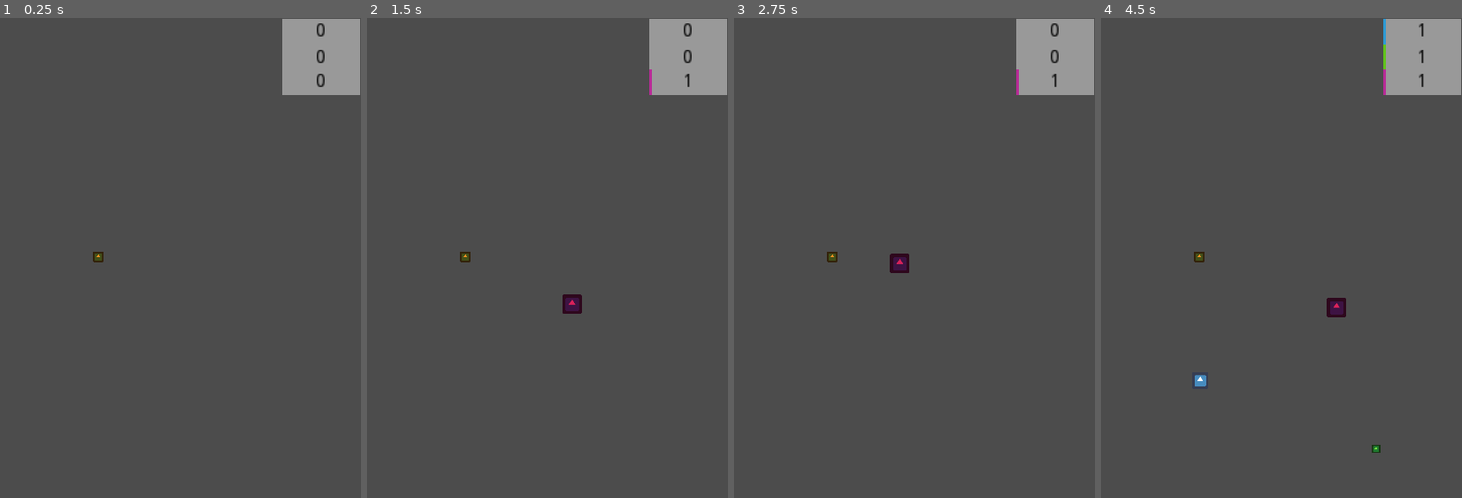
Above: before the commit, frames 1-4 (left to right).
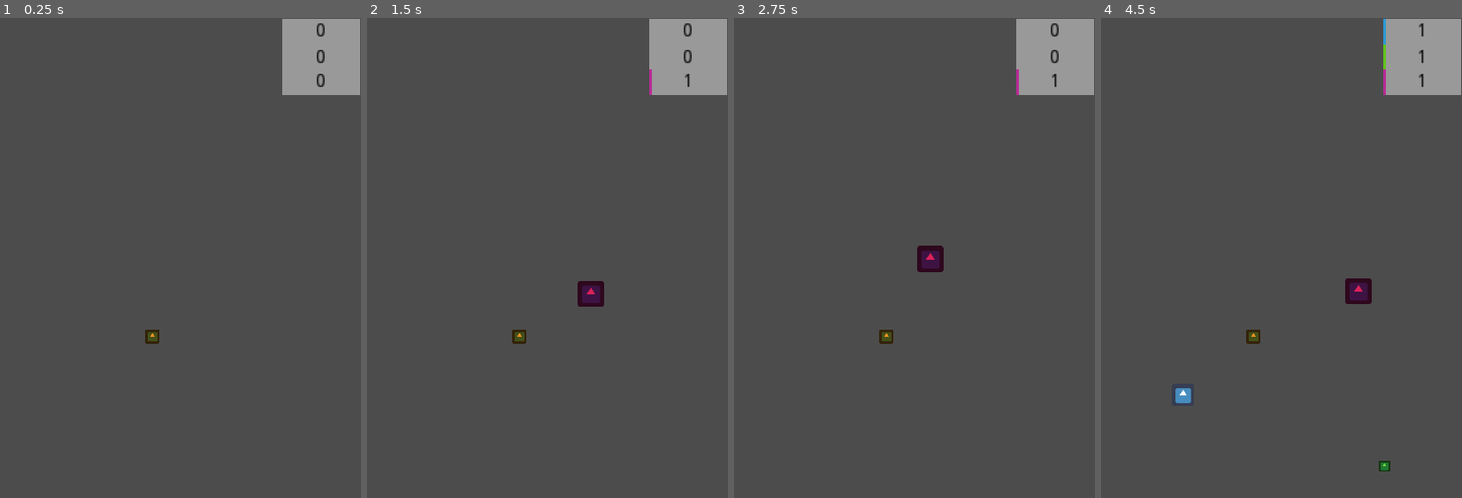
Above: after the commit, the same moments.

Repository: avodhel/Godot-Learn-Projects
Game: Godot game, scene res://demo/demoScene.tscn
Same seed, same stepped clock (60 frames per second), same inputs: the game is played once before the commit and once after it. The engine's default icon, where the game draws it, is replaced by a stand-in: a white triangle on a blue panel in a dark square.
Inputs:
- Up to frame 1 (0.25 s): no input
- Up to frame 2 (1.5 s): tap Enter at 0.5 s; hold Right (ui_right) 0.53-1.28 s; tap Space at 1.25 s; hold Down (ui_down) from 1.28 s (still down)
- Up to frame 3 (2.75 s): release Down (ui_down) at 2.03 s; hold Right (ui_right) from 2.03 s (still down)
- Up to frame 4 (4.5 s): release Right (ui_right) at 2.78 s; hold Up (ui_up) 2.78-3.53 s; hold Left (ui_left) from 3.53 s (still down)

The runs differ from the first frame. In frame 1, 0.2% of the frame differs, in the area x 25-45%, y 48-68%; in frame 2, 0.7%; in frame 3, 0.8%; in frame 4, 1.1%, in the area x 20-81%, y 48-95%.

Commit message:
Demo Project v0.2

Diff:
--- a/Demo Project/demo/MyDemoObject.gd
+++ b/Demo Project/demo/MyDemoObject.gd
@@ -24,4 +24,4 @@
 	_move(delta)
 
 func _move(delta):
-	position += (velocity * delta ).normalized() * 5
+	position += (velocity * delta ).normalized() * 3
--- a/Demo Project/demo/MyDemoObject.tscn
+++ b/Demo Project/demo/MyDemoObject.tscn
@@ -4,7 +4,7 @@
 [ext_resource path="res://icon.png" type="Texture" id=2]
 
 [sub_resource type="RectangleShape2D" id=1]
-extents = Vector2( 27.2099, 29.6843 )
+extents = Vector2( 23.9928, 23.5756 )
 
 [node name="MyDemoObject" type="Area2D" groups=[
 "my_demo",
--- a/Demo Project/demo/demo.tscn
+++ b/Demo Project/demo/demo.tscn
@@ -4,7 +4,7 @@
 [ext_resource path="res://icon.png" type="Texture" id=2]
 
 [sub_resource type="RectangleShape2D" id=1]
-extents = Vector2( 31.0201, 30.933 )
+extents = Vector2( 22.1963, 21.9853 )
 
 [node name="demo" type="Area2D" groups=[
 "blue",
--- a/Demo Project/demo/demo2.tscn
+++ b/Demo Project/demo/demo2.tscn
@@ -4,7 +4,7 @@
 [ext_resource path="res://icon.png" type="Texture" id=2]
 
 [sub_resource type="RectangleShape2D" id=1]
-extents = Vector2( 31.0201, 30.933 )
+extents = Vector2( 21.7745, 23.0675 )
 
 [node name="demo2" type="Area2D" groups=[
 "green",
--- a/Demo Project/demo/demo3.tscn
+++ b/Demo Project/demo/demo3.tscn
@@ -4,7 +4,7 @@
 [ext_resource path="res://icon.png" type="Texture" id=2]
 
 [sub_resource type="RectangleShape2D" id=1]
-extents = Vector2( 31.0201, 30.933 )
+extents = Vector2( 21.2458, 22.6029 )
 
 [node name="demo3" type="Area2D" groups=[
 "purple",
--- a/Demo Project/demo/demoScene.tscn
+++ b/Demo Project/demo/demoScene.tscn
@@ -19,13 +19,15 @@
 [node name="demoHud" parent="." instance=ExtResource( 5 )]
 
 [node name="MyDemoObject" parent="." instance=ExtResource( 6 )]
+position = Vector2( 240, 360 )
 
 [node name="Camera2D" type="Camera2D" parent="MyDemoObject"]
-position = Vector2( 227.283, 361.261 )
+position = Vector2( -12.717, 1.26099 )
 current = true
-zoom = Vector2( 4, 4 )
+zoom = Vector2( 3, 3 )
 
 [node name="Path2D" type="Path2D" parent="MyDemoObject"]
+position = Vector2( -240, -360 )
 curve = SubResource( 1 )
 
 [node name="PathFollow2D" type="PathFollow2D" parent="MyDemoObject/Path2D"]
